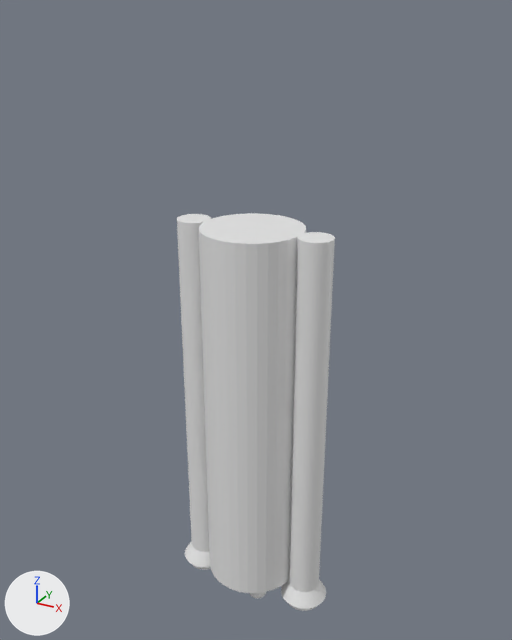
A saved change to the Blender file obj_rocket_01.blend.
One viewpoint serves both versions: a 50 mm camera at (50.4, -90.5, 103.0) aimed at (-0.5, 2.0, 56.8). The lights are fixed; the arrows at lower left show +X, +Y and +Z. The older version comes first.

Script lines for the objects in view, before the commit:
```python
me_cone_008 = bpy.data.meshes.new('Cone.008')
me_cone_008.from_pydata(...)  # a 32-sided cone pointing to +z spanning x -1.0..1.0, y -1.0..1.0, z -1.0..1.0
me_cone_012 = bpy.data.meshes.new('Cone.012')
me_cone_012.from_pydata(...)  # a 32-sided cone pointing to +z spanning x -1.0..1.0, y -1.0..1.0, z -1.0..1.0
me_cylinder = bpy.data.meshes.new('Cylinder')
me_cylinder.from_pydata(...)  # a 32-sided cylinder along z spanning x -1.0..1.0, y -1.0..1.0, z -1.0..1.0
me_cylinder_005 = bpy.data.meshes.new('Cylinder.005')
me_cylinder_005.from_pydata(...)  # a 32-sided cylinder along z spanning x -1.0..1.0, y -1.0..1.0, z -1.0..1.0
me_cylinder_006 = bpy.data.meshes.new('Cylinder.006')
me_cylinder_006.from_pydata(...)  # a 32-sided cylinder along z spanning x -1.0..1.0, y -1.0..1.0, z -1.0..1.0
ob_cone_004 = bpy.data.objects.new('Cone.004', me_cone_008)
ob_cone_004.location = (10.5, 0.0, 9.7)
ob_cone_004.scale = (4.1, 4.1, 3.56)
ob_cone_006 = bpy.data.objects.new('Cone.006', me_cone_012)
ob_cone_006.location = (-10.5, 0.0, 8.8)
ob_cone_006.scale = (3.13, 3.13, 4.11)
ob_cylinder = bpy.data.objects.new('Cylinder', me_cylinder)
ob_cylinder.location = (0.0, 0.0, 40.7)
ob_cylinder.scale = (8.08, 8.07, 32.1)
ob_cylinder_005 = bpy.data.objects.new('Cylinder.005', me_cylinder_006)
ob_cylinder_005.location = (10.5, 0.0, 40.7)
ob_cylinder_005.rotation_euler = (0.0, 0.0, -2.428)  # degrees (0, 0, -139)
ob_cylinder_005.scale = (2.69, 2.69, 32.1)
ob_cylinder_006 = bpy.data.objects.new('Cylinder.006', me_cylinder_005)
ob_cylinder_006.location = (-10.5, 0.0, 40.7)
ob_cylinder_006.rotation_euler = (0.0, 0.0, -2.428)  # degrees (0, 0, -139)
ob_cylinder_006.scale = (2.69, 2.69, 32.1)
```
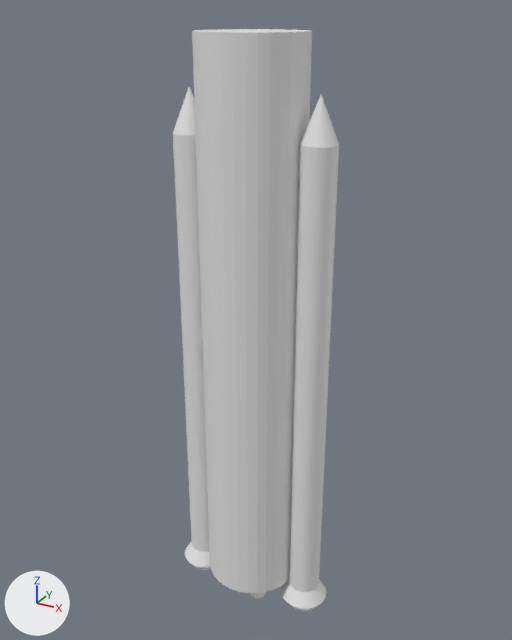
Commit message: finished side rockets

The change in detail:
me_cylinder is used by ob_cylinder; location (0.0, 0.0, 40.7); scale (8.08, 8.07, 32.1).
me_cylinder had 64 vertices, 34 faces and spanned x -1.0..1.0, y -1.0..1.0, z -1.0..1.0.
me_cylinder now has 64 vertices, 34 faces and spans x -1.0..1.0, y -1.0..1.0, z -1.0..1.85.
me_cylinder part 1: the whole mesh is scaled about its middle by (1, 1, 1.43), then moved by (0.0, 0.0, 0.43).
me_cylinder_006 is used by ob_cylinder_005; location (10.5, 0.0, 40.7); rotation (0.0, 0.0, -2.428), in degrees (0, 0, -139); scale (2.69, 2.69, 32.1).
me_cylinder_006 had 64 vertices, 34 faces and spanned x -1.0..1.0, y -1.0..1.0, z -1.0..1.0.
me_cylinder_006 now has 64 vertices, 34 faces and spans x -1.0..1.0, y -1.0..1.0, z -1.0..1.41.
me_cylinder_006 part 2: the whole mesh is scaled about its middle by (1, 1, 1.21), then moved by (0.0, 0.0, 0.21).
me_cylinder_005 is used by ob_cylinder_006; location (-10.5, 0.0, 40.7); rotation (0.0, 0.0, -2.428), in degrees (0, 0, -139); scale (2.69, 2.69, 32.1).
me_cylinder_005 had 64 vertices, 34 faces and spanned x -1.0..1.0, y -1.0..1.0, z -1.0..1.0.
me_cylinder_005 now has 64 vertices, 34 faces and spans x -1.0..1.0, y -1.0..1.0, z -1.0..1.41.
me_cylinder_005 part 3: the whole mesh is scaled about its middle by (1, 1, 1.21), then moved by (0.0, 0.0, 0.21).
Object 'Cone.009' (ob_cone_009) is new; it shows a copy of the mesh of ob_cone_006.
Its location is (-10.5, 0.0, 89.4).
Its scale is (2.69, 2.69, 3.32).
Object 'Cone.008' (ob_cone_008) is new; it shows a copy of the mesh of ob_cone_006.
Its location is (10.5, 0.0, 89.4).
Its scale is (2.69, 2.69, 3.32).

Location of each change, [x1, y1, x2, y2] in pixels of the pictures (512 x 640 px):
'Cylinder', moved, rescaled (12% wider, 48% taller)
    before: [199, 213, 306, 593]
    after: [192, 29, 312, 593]
'Cylinder.005', moved, rescaled (9% wider, 24% taller)
    before: [289, 232, 335, 592]
    after: [289, 145, 339, 592]
'Cylinder.006', moved, rescaled (24% taller)
    before: [177, 214, 211, 552]
    after: [173, 134, 209, 552]
'Cone.008', added
    after: [300, 94, 339, 148]
'Cone.009', added
    after: [173, 87, 196, 135]
